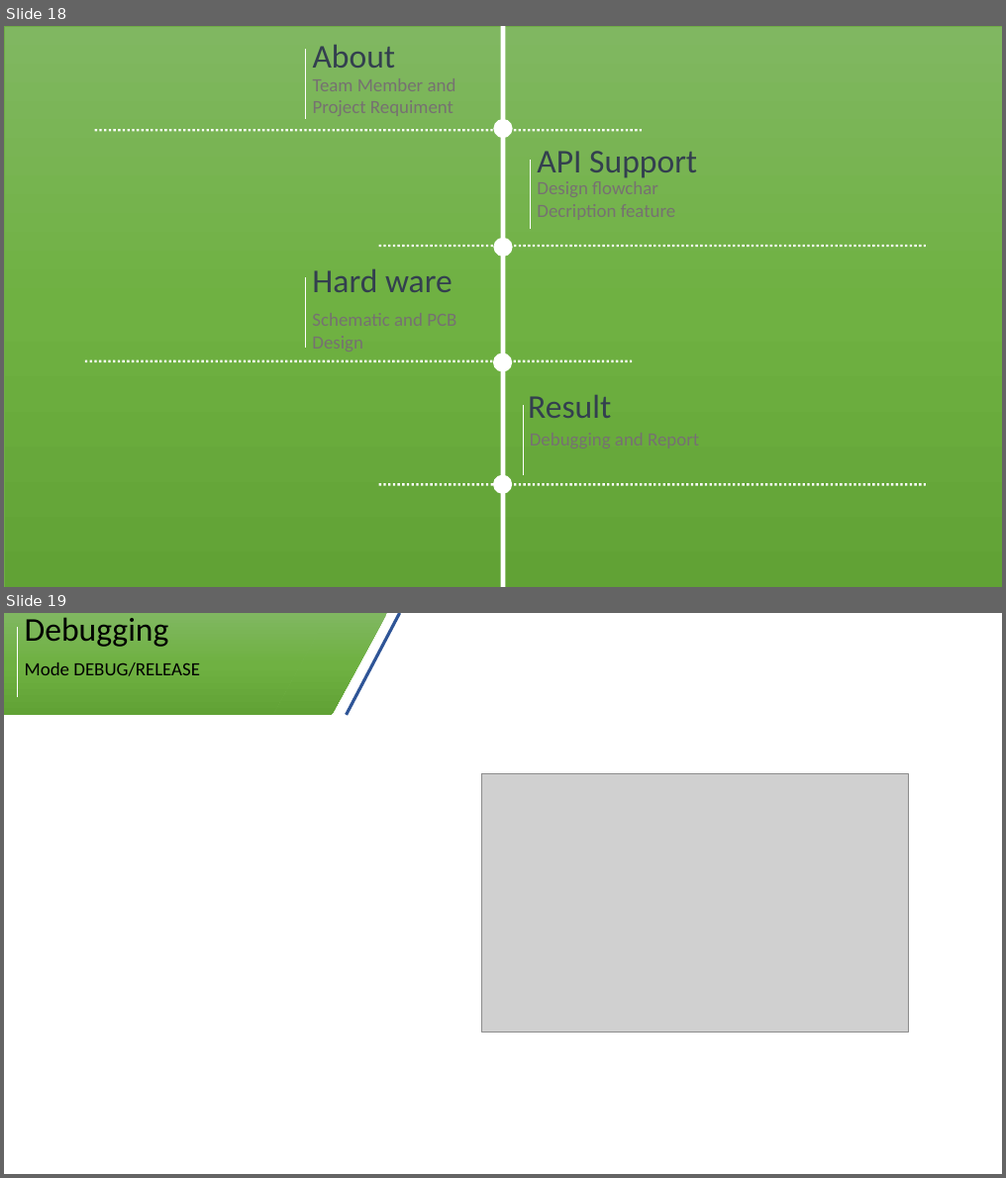
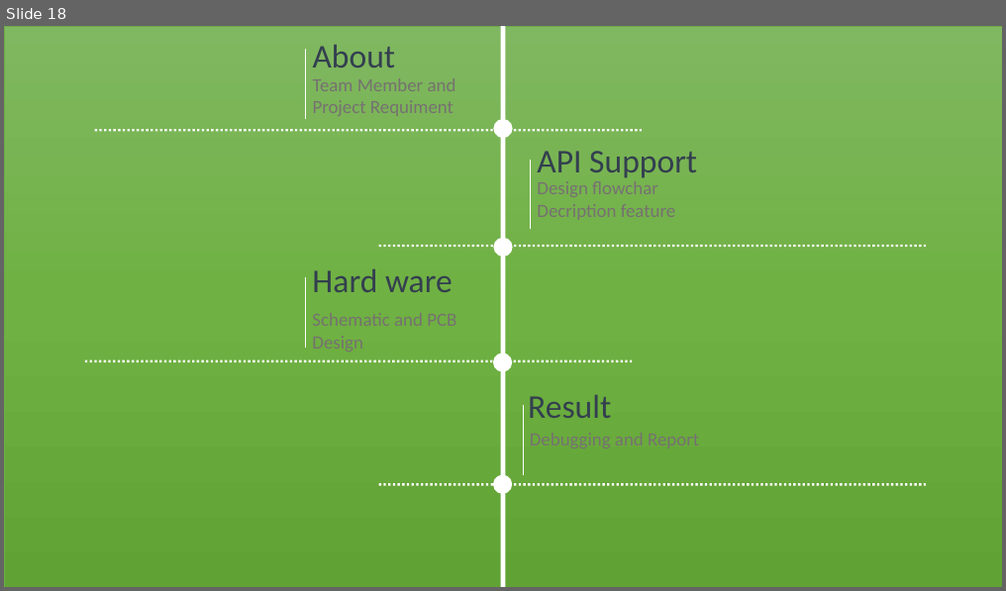
Before and after one commit to hoangphuc-fn/Finally-Assignment-AUTOSAR-, a slide deck: SPIDriver.pptx. Shown one above the other, each under a label of ours: slides 18 and 19 before the commit, slide 18 after it. The pictures are 1006x1178 and 1006x591 pixels, drawn with LibreOffice and Linux fonts; fonts in the diff are those of the drawing; grey boxes stand for pictures. Boxes give left, top, right and bottom in pixels: in the first picture for what was removed or moved away, otherwise in the second. Text is boxed around its words. In the diff, an @@ line names an element or a change of style, - is before the commit and + after.

```diff
--- a/SPIDriver.pptx
+++ b/SPIDriver.pptx
@@ slide 19 removed at (x1=4, y1=613, x2=1002, y2=1174), background #FFFFFF @@
@@ rectangle removed at (x1=4, y1=613, x2=332, y2=715) @@
@@ line removed from (18, 627) to (18, 697) @@
@@ text removed at (x1=25, y1=617, x2=169, y2=647) @@
-Debugging
@@ parallelogram removed at (x1=274, y1=613, x2=388, y2=714) @@
@@ line removed from (347, 715) to (400, 613) @@
@@ text removed at (x1=25, y1=663, x2=200, y2=676) @@
-Mode DEBUG/RELEASE
@@ picture removed at (x1=481, y1=774, x2=908, y2=1032) @@
```
Also in this commit, not shown: 6 slides changed, 7 slides added, 6 other slides removed.
